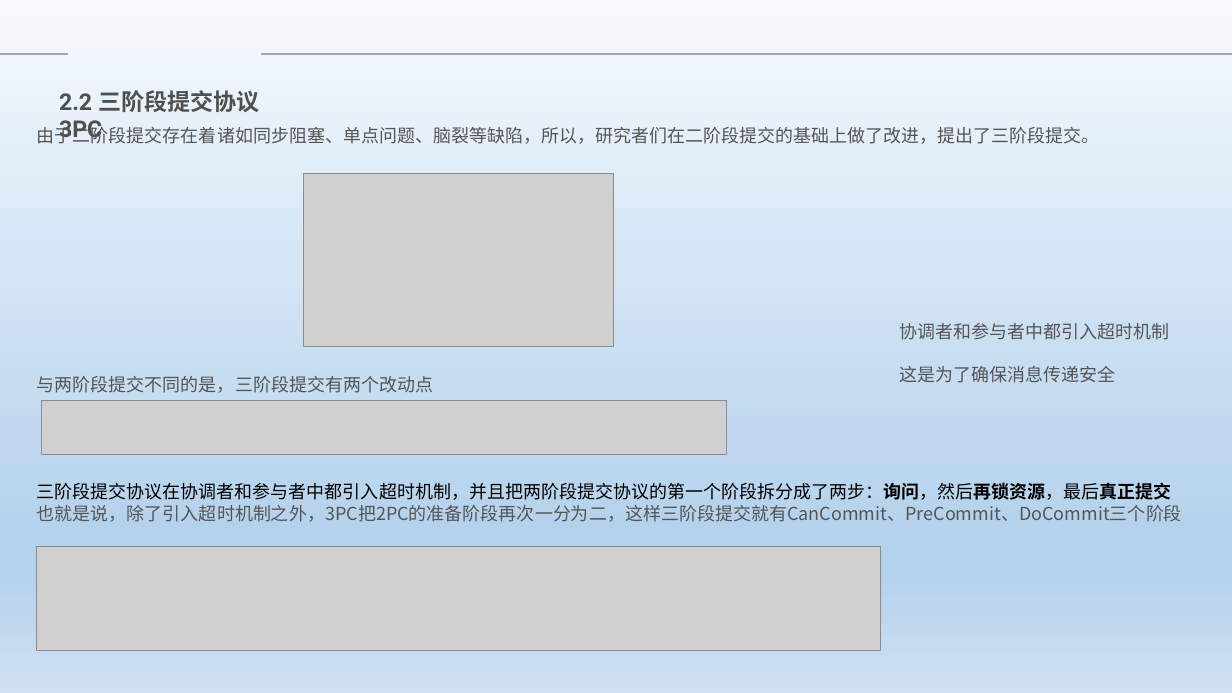
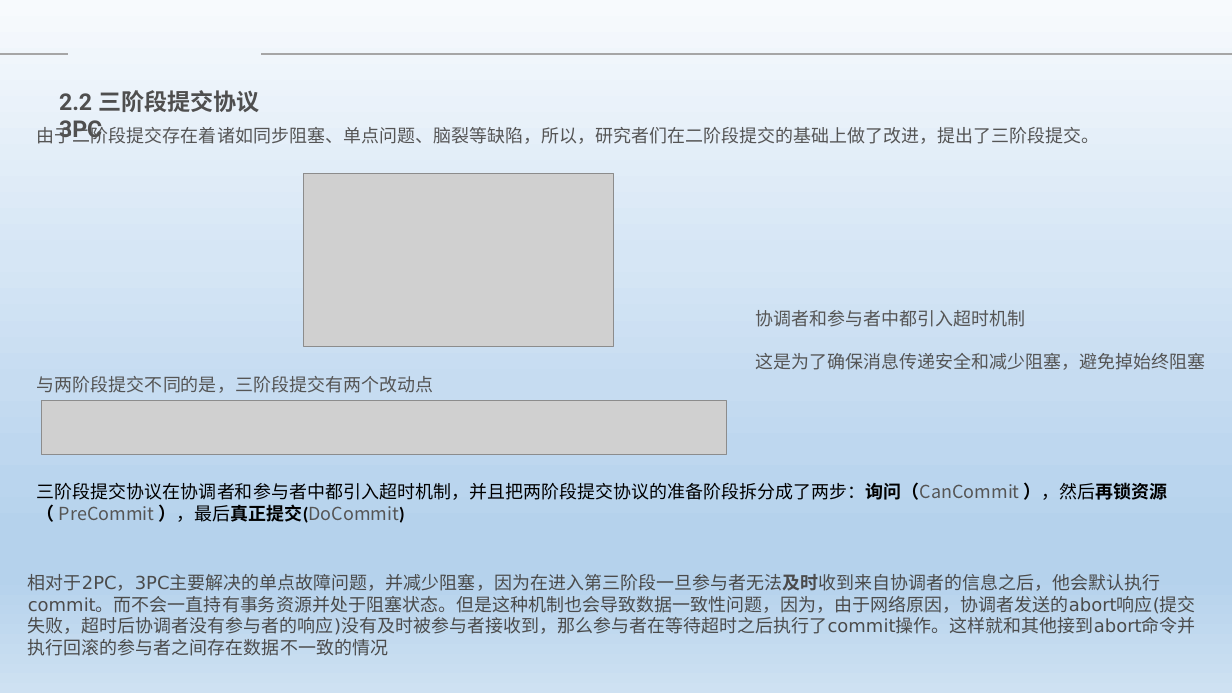
Before and after one commit to Heffie199/zhao_Note, a slide deck: slide 17 of 分布式事务的解决方案 .pptx. Drawn at 1232x693 pixels with LibreOffice and Linux fonts; fonts in the diff are those of the drawing; grey boxes stand for pictures; background and template pictures are left out. Boxes give left, top, right and bottom in pixels: in the first picture for what was removed or moved away, otherwise in the second. Text is boxed around its words. In the diff, an @@ line names an element or a change of style, - is before the commit and + after.

```diff
--- a/分布式事务的解决方案 .pptx
+++ b/分布式事务的解决方案 .pptx
@@ text "协调者和参与者中都引入超时机制": place and size @@
-text "协调者和参与者中都引入超时机制" at (899, 323, 1169, 383)
+text "协调者和参与者中都引入超时机制" at (755, 310, 1205, 370)
@@ text at (755, 353, 1205, 370): text changed @@
-这是为了确保消息传递安全
+这是为了确保消息传递安全和减少阻塞，避免掉始终阻塞
@@ text at (37, 482, 1168, 523): text changed; font Noto Sans CJK SC to Calibri; text colour #555555 to #000000 @@
-三阶段提交协议在协调者和参与者中都引入超时机制，并且把两阶段提交协议的第一个阶段拆分成了两步：询问，然后再锁资源，最后真正提交
-也就是说，除了引入超时机制之外，3PC把2PC的准备阶段再次一分为二，这样三阶段提交就有CanCommit、PreCommit、DoCommit三个阶段
+三阶段提交协议在协调者和参与者中都引入超时机制，并且把两阶段提交协议的准备阶段拆分成了两步：询问（CanCommit ），然后再锁资源（ PreCommit ），最后真正提交(DoCommit)
@@ picture removed at (37, 546, 881, 651) @@
@@ text added at (28, 574, 1196, 635), 14 pt, text #4B4B4B @@
+相对于2PC，3PC主要解决的单点故障问题，并减少阻塞，因为在进入第三阶段一旦参与者无法及时收到来自协调者的信息之后，他会默认执行commit。而不会一直持有事务资源并处于阻塞状态。但是这种机制也会导致数据一致性问题，因为，由于网络原因，协调者发送的abort响应(提交失败，超时后协调者没有参与者的响应)没有及时被参与者接收到，那么参与者在等待超时之后执行了commit操作。这样就和其他接到abort命令并执行回滚的参与者之间存在数据不一致的情况
```
Also in this commit, not shown: 12 other slides changed.
